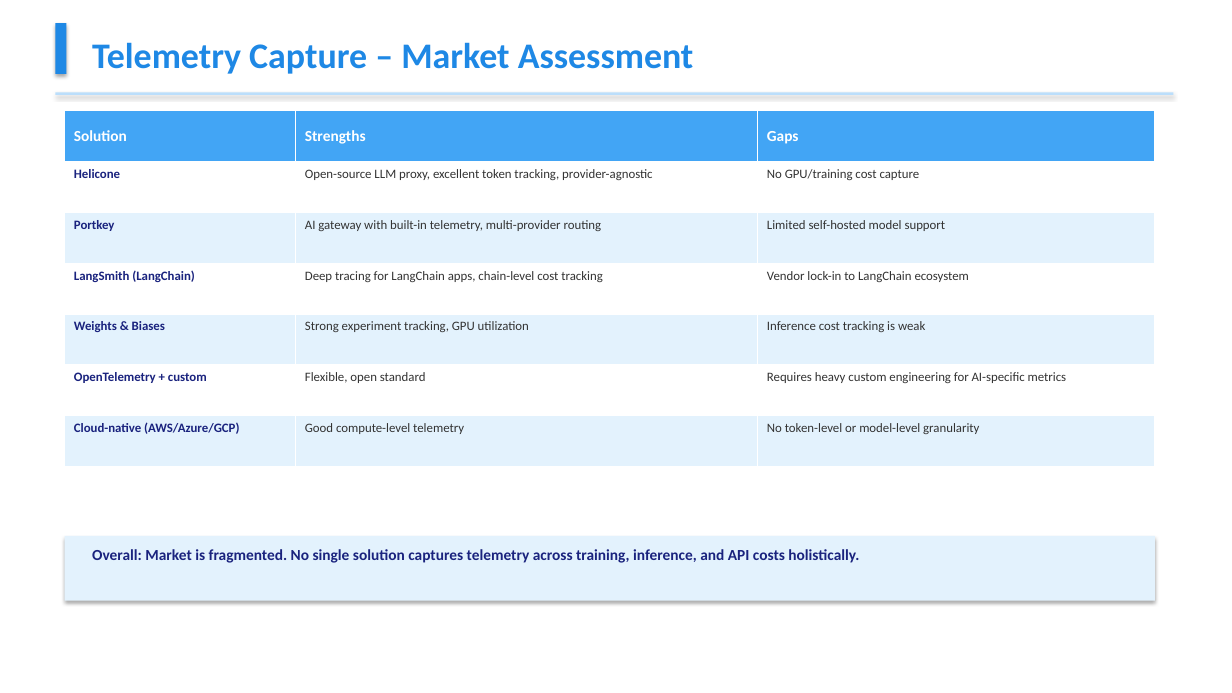
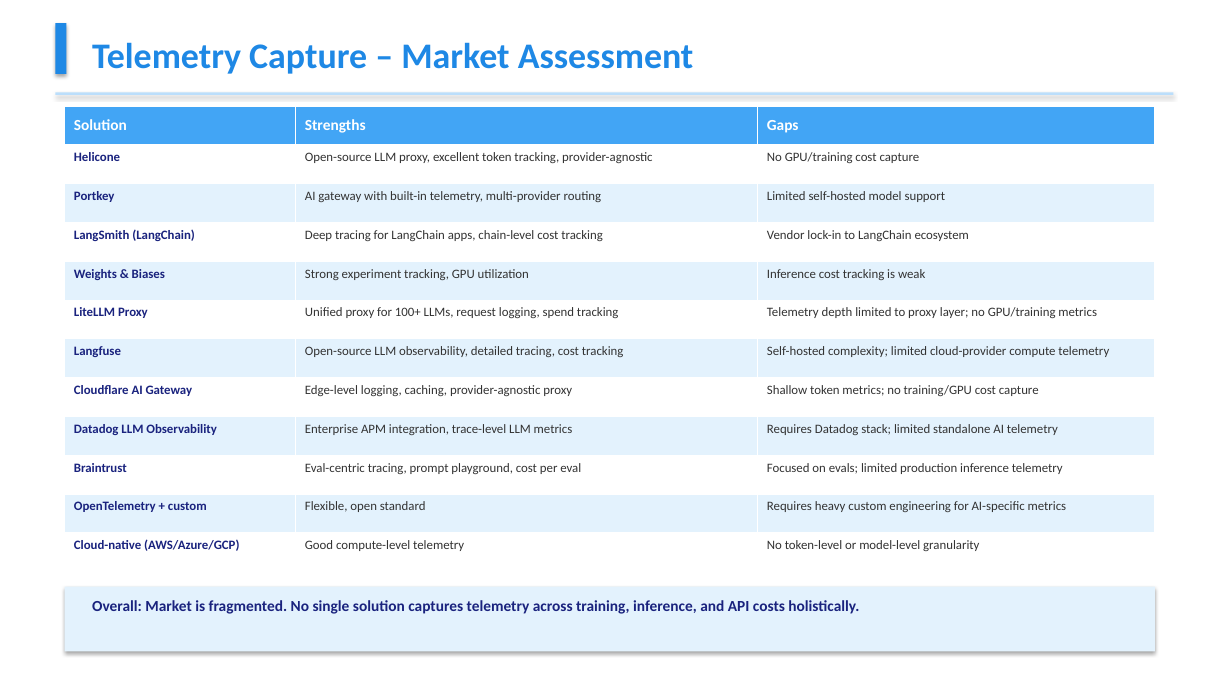
Before and after one commit to Cognition-Partner-Workshops-mirror/app_timesheet, a slide deck: slide 5 of AI_FinOps_Market_Landscape.pptx. Drawn at 1232x693 pixels with LibreOffice and Linux fonts; fonts in the diff are those of the drawing. Boxes give left, top, right and bottom in pixels: in the first picture for what was removed or moved away, otherwise in the second. Text is boxed around its words. In the diff, an @@ line names an element or a change of style, - is before the commit and + after.

```diff
--- a/AI_FinOps_Market_Landscape.pptx
+++ b/AI_FinOps_Market_Landscape.pptx
@@ table at <box>65,106,1155,572</box> @@
+row 6: LiteLLM Proxy | Unified proxy for 100+ LLMs, request logging, spend tracking | Telemetry depth limited to proxy layer; no GPU/training metrics
+row 7: Langfuse | Open-source LLM observability, detailed tracing, cost tracking | Self-hosted complexity; limited cloud-provider compute telemetry
+row 8: Cloudflare AI Gateway | Edge-level logging, caching, provider-agnostic proxy | Shallow token metrics; no training/GPU cost capture
+row 9: Datadog LLM Observability | Enterprise APM integration, trace-level LLM metrics | Requires Datadog stack; limited standalone AI telemetry
+row 10: Braintrust | Eval-centric tracing, prompt playground, cost per eval | Focused on evals; limited production inference telemetry
@@ table: place and size @@
-table at <box>65,111,1155,467</box>
+table at <box>65,106,1155,572</box>
@@ rectangle: place and size @@
-rectangle at <box>65,536,1155,601</box>
+rectangle at <box>65,587,1155,652</box>
@@ text "Overall: Market is fragmented. No ...": place and size @@
-text "Overall: Market is fragmented. No ..." at <box>92,549,859,563</box>
+text "Overall: Market is fragmented. No ..." at <box>92,600,859,614</box>
```
Also in this commit, not shown: 4 other slides changed, 1 other file.
